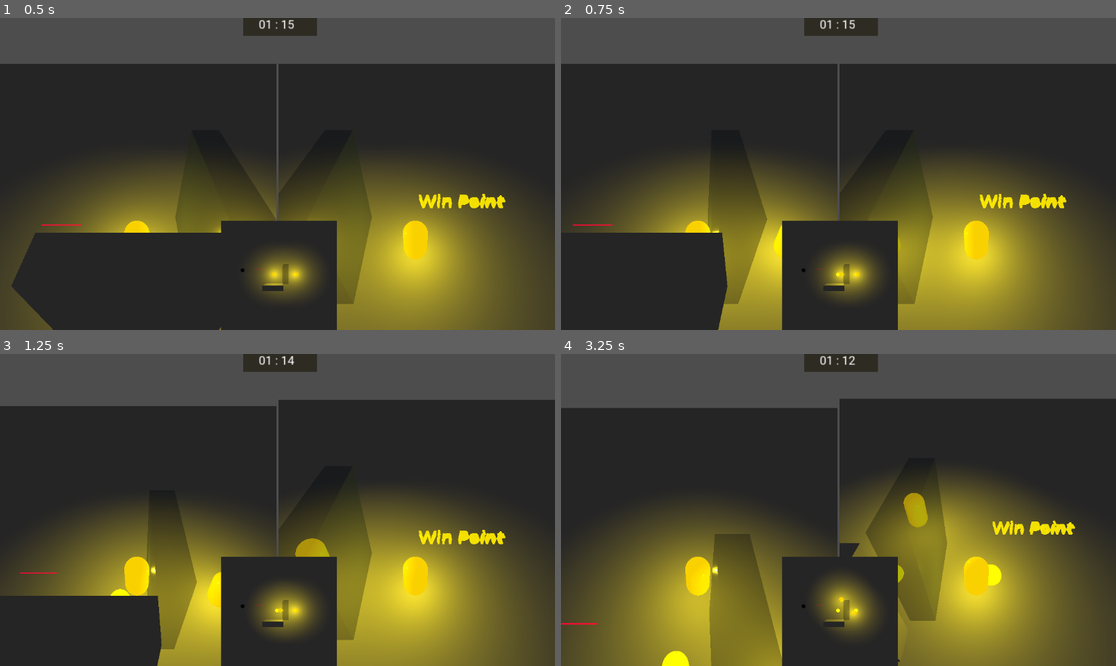
Above: before the commit, frames 1-4 (two rows, left to right).
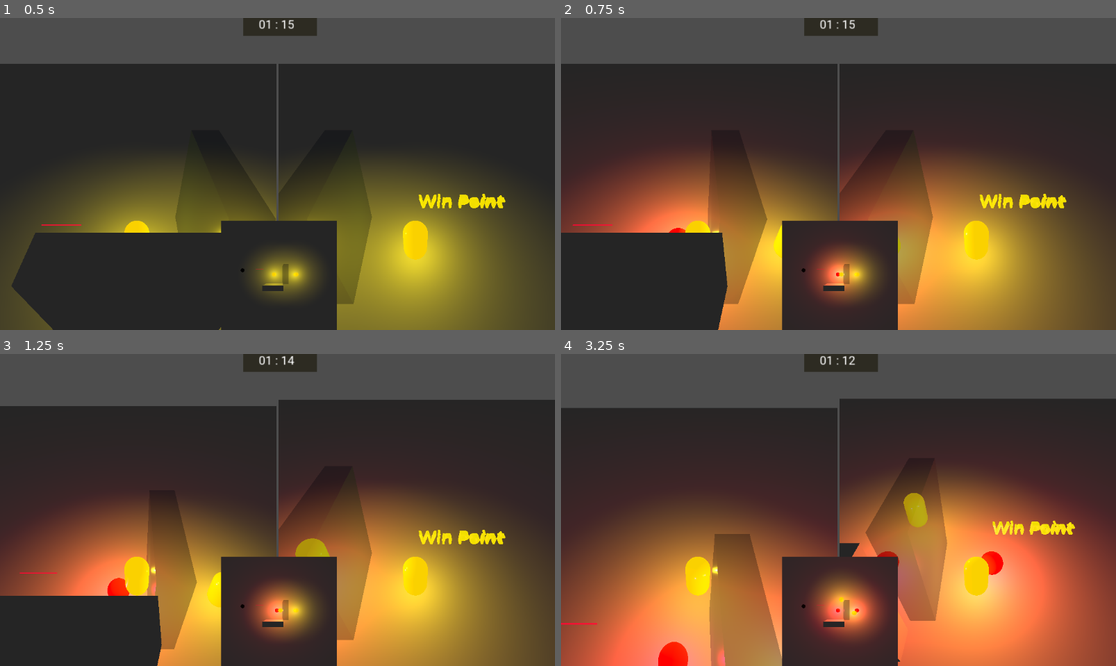
Above: after the commit, the same moments.

Repository: AmirHA-dotcom/BugsBuzzy
Game: Godot game, scene res://Scense/Main.tscn
Two runs of this game, one before a commit and one after it. Both use one fixed random seed, a clock stepped at 60 frames per second and the inputs below.
Inputs:
- Up to frame 1 (0.5 s): no input
- Up to frame 2 (0.75 s): tap Enter at 0.5 s; hold D (p1_move_right) from 0.53 s (still down); tap R (p1_ability) at 0.6 s
- Up to frame 3 (1.25 s): keep holding D (p1_move_right); tap Space (p1_jump) at 0.77 s
- Up to frame 4 (3.25 s): release D (p1_move_right) at 1.28 s; hold S (p1_move_down) 1.28-2.03 s; tap Keypad 1 (p2_ability) at 1.35 s; tap Space (p1_jump) at 1.52, 2, 3.02 s; hold D (p1_move_right) 2.03-2.78 s; tap Keypad 2 (p2_move_down) at 2.1 s; hold W (p1_move_up) from 2.78 s (still down); tap Keypad 4 (p2_move_left) at 2.85 s

Frame 1 is identical in both runs. In frame 2, 26% of the frame differs, in the area x 0-83%, y 38-100%; in frame 3, 26%; in frame 4, 55%, in the area x 0-100%, y 32-100%.

Commit message:
Added first map

Diff:
--- a/Player/a_light.tscn
+++ b/Player/a_light.tscn
@@ -3,11 +3,26 @@
 [sub_resource type="SphereMesh" id="SphereMesh_7cvia"]
 
 [sub_resource type="StandardMaterial3D" id="StandardMaterial3D_rfum1"]
-albedo_color = Color(18.892, 18.892, 0, 1)
+albedo_color = Color(14.596, 0, 0, 1)
 emission_enabled = true
-emission = Color(12.55355, 10.581538, 0, 1)
+emission = Color(18.892, 0, 0, 1)
 emission_energy_multiplier = 15.0
 
 [node name="A_Light" type="MeshInstance3D"]
+transform = Transform3D(1, 0, 0, 0, 1, 0, 0, 0, 1, 0, 10, 0)
 mesh = SubResource("SphereMesh_7cvia")
 surface_material_override/0 = SubResource("StandardMaterial3D_rfum1")
+
+[node name="OmniLight3D" type="OmniLight3D" parent="."]
+transform = Transform3D(10, 0, 0, 0, 10, 0, 0, 0, 10, 0, 0, 0)
+light_color = Color(0.7611223, 0, 0.16879809, 1)
+light_energy = 16.0
+light_indirect_energy = 9.483
+omni_range = 10.0
+
+[node name="OmniLight3D2" type="OmniLight3D" parent="."]
+transform = Transform3D(10, 0, 0, 0, 10, 0, 0, 0, 10, 0, 0, 0)
+light_color = Color(0.7611223, 0, 0.16879809, 1)
+light_energy = 15.0
+light_indirect_energy = 9.483
+omni_range = 50.0
--- a/Player/player.gd
+++ b/Player/player.gd
@@ -88,7 +88,7 @@
 # Find a nice placement on the floor below the player (so it’s not inside the capsule)
 func _ground_position_under_player() -> Vector3:
 	var from: Vector3 = global_transform.origin + Vector3(0, 1.5, 0)
-	var to: Vector3 = from + Vector3(0, -6.0, 0)
+	var to: Vector3 = from + Vector3(0, 10, 0)
 	var params := PhysicsRayQueryParameters3D.create(from, to)
 	params.exclude = [self]
 	var hit := get_world_3d().direct_space_state.intersect_ray(params)
--- /dev/null
+++ b/Scense/game_on.tscn
@@ -0,0 +1,149 @@
+[gd_scene load_steps=14 format=3 uid="uid://0twm24si75um"]
+
+[ext_resource type="PackedScene" uid="uid://vooi0k2mhmln" path="res://Map/main_navigation.tscn" id="1_jvm1d"]
+[ext_resource type="PackedScene" uid="uid://dd3yne4nsjp6u" path="res://Map/wall.tscn" id="2_705vk"]
+[ext_resource type="PackedScene" uid="uid://cq3n4hchfl5v5" path="res://Map/trap.tscn" id="3_wlx2f"]
+[ext_resource type="PackedScene" uid="uid://ctaknjncpv3em" path="res://Map/FallTrap.tscn" id="4_ff06g"]
+[ext_resource type="Script" uid="uid://cg2p21p8nl2x3" path="res://Scense/control.gd" id="5_osm6e"]
+[ext_resource type="PackedScene" uid="uid://d01ykwgu2i8xg" path="res://Player/player.tscn" id="6_3mefa"]
+[ext_resource type="FontFile" uid="uid://mlr2rkqs2j7g" path="res://Font/Roboto-VariableFont_wdth,wght.ttf" id="7_ndtii"]
+[ext_resource type="PackedScene" uid="uid://ds4wxsuj6lcwo" path="res://Map/mini_map_camera.tscn" id="8_vbdrn"]
+[ext_resource type="PackedScene" uid="uid://dlhsbpjogvpsu" path="res://Map/win_point1.tscn" id="9_s3h02"]
+[ext_resource type="PackedScene" uid="uid://0abf2fh8yu86" path="res://Map/win_point2.tscn" id="10_1f35l"]
+
+[sub_resource type="StyleBoxFlat" id="StyleBoxFlat_i2dp5"]
+bg_color = Color(0.1764706, 0.16862746, 0.13333334, 1)
+
+[sub_resource type="FontVariation" id="FontVariation_q2pcm"]
+base_font = ExtResource("7_ndtii")
+
+[sub_resource type="LabelSettings" id="LabelSettings_1pmd6"]
+
+[node name="GameOn" type="Node3D"]
+
+[node name="main_navigation" parent="." instance=ExtResource("1_jvm1d")]
+
+[node name="DirectionalLight3D" type="DirectionalLight3D" parent="."]
+transform = Transform3D(1, 0, 0, 0, 0.53358495, 0.84574646, 0, -0.84574646, 0.53358495, 0, 43.248062, 0)
+visible = false
+
+[node name="wall" parent="." instance=ExtResource("2_705vk")]
+transform = Transform3D(1, 0, 0, 0, 1, 0, 0, 0, 1, 0, 0, 2.8369336)
+
+[node name="Trap" parent="." instance=ExtResource("3_wlx2f")]
+transform = Transform3D(1, 0, 0, 0, 1, 0, 0, 0, 1, -3.8027365, 0.0059845448, -1.5025456)
+collision_layer = 7
+collision_mask = 7
+
+[node name="FallTrap" parent="." instance=ExtResource("4_ff06g")]
+transform = Transform3D(1, 0, 0, 0, 1, 0, 0, 0, 1, -8.136252, 0.016440094, -1.1265135)
+collision_layer = 7
+collision_mask = 7
+
+[node name="Control" type="Control" parent="."]
+layout_mode = 3
+anchors_preset = 15
+anchor_right = 1.0
+anchor_bottom = 1.0
+grow_horizontal = 2
+grow_vertical = 2
+size_flags_horizontal = 3
+size_flags_vertical = 3
+script = ExtResource("5_osm6e")
+start_seconds = 75
+
+[node name="HBoxContainer" type="HBoxContainer" parent="Control"]
+layout_mode = 1
+anchors_preset = 15
+anchor_right = 1.0
+anchor_bottom = 1.0
+grow_horizontal = 2
+grow_vertical = 2
+
+[node name="SubViewportContainer" type="SubViewportContainer" parent="Control/HBoxContainer"]
+layout_mode = 2
+size_flags_horizontal = 3
+stretch = true
+
+[node name="SubViewport" type="SubViewport" parent="Control/HBoxContainer/SubViewportContainer"]
+handle_input_locally = false
+canvas_cull_mask = 4294967293
+size = Vector2i(574, 648)
+size_2d_override_stretch = true
+render_target_update_mode = 4
+
+[node name="Player1" parent="Control/HBoxContainer/SubViewportContainer/SubViewport" instance=ExtResource("6_3mefa")]
+transform = Transform3D(0.9996198, -0.027572708, 0, 0.027572708, 0.9996198, 0, 0, 0, 1, -80.61261, 1.0484784, -73.13725)
+collision_layer = 2
+
+[node name="SubViewportContainer2" type="SubViewportContainer" parent="Control/HBoxContainer"]
+layout_mode = 2
+size_flags_horizontal = 3
+stretch = true
+
+[node name="SubViewport" type="SubViewport" parent="Control/HBoxContainer/SubViewportContainer2"]
+handle_input_locally = false
+canvas_cull_mask = 4294967291
+size = Vector2i(574, 648)
+size_2d_override_stretch = true
+render_target_update_mode = 4
+
+[node name="Player2" parent="Control/HBoxContainer/SubViewportContainer2/SubViewport" instance=ExtResource("6_3mefa")]
+transform = Transform3D(-4.371139e-08, 0, 1, 0, 1, 0, -1, 0, -4.371139e-08, 72.21745, 0.8142977, 76.01582)
+collision_layer = 4
+player_id = 2
+
+[node name="GameTimer" type="Timer" parent="Control"]
+
+[node name="Panel" type="Panel" parent="Control"]
+layout_mode = 0
+offset_left = 505.0
+offset_top = -0.9999999
+offset_right = 577.0
+offset_bottom = 22.0
+scale = Vector2(2.1257308, 1.6399997)
+theme_override_styles/panel = SubResource("StyleBoxFlat_i2dp5")
+
+[node name="Label" type="Label" parent="Control"]
+layout_mode = 1
+anchors_preset = 5
+anchor_left = 0.5
+anchor_right = 0.5
+offset_left = -38.99994
+offset_right = 33.00006
+offset_bottom = 23.0
+grow_horizontal = 2
+scale = Vector2(1.5483611, 1.479999)
+theme_override_fonts/font = SubResource("FontVariation_q2pcm")
+theme_override_font_sizes/font_size = 64
+label_settings = SubResource("LabelSettings_1pmd6")
+
+[node name="SubViewportContainer3" type="SubViewportContainer" parent="Control"]
+layout_mode = 1
+anchors_preset = 7
+anchor_left = 0.5
+anchor_top = 1.0
+anchor_right = 0.5
+anchor_bottom = 1.0
+offset_left = -117.0
+offset_top = -227.0
+offset_right = 395.0
+offset_bottom = 285.0
+grow_horizontal = 2
+grow_vertical = 0
+scale = Vector2(0.46948817, 0.44451594)
+
+[node name="SubViewport" type="SubViewport" parent="Control/SubViewportContainer3"]
+handle_input_locally = false
+render_target_update_mode = 4
+
+[node name="Mini_Map_Camera" parent="Control/SubViewportContainer3/SubViewport" instance=ExtResource("8_vbdrn")]
+transform = Transform3D(1, 0, 0, 0, -4.371139e-08, 1, 0, -1, -4.371139e-08, 1.1786783, 141.6761, 0.27098823)
+
+[node name="Win_Point1" parent="." instance=ExtResource("9_s3h02")]
+transform = Transform3D(4.8904705, 0, 0, 0, 4.5859547, 0, 0, 0, 3.865, 4.6601977, 1.4851382, 4.404766)
+visible = false
+
+[node name="Win_Point2" parent="." instance=ExtResource("10_1f35l")]
+transform = Transform3D(5.75, 0, 0, 0, 5.75, 0, 0, 0, 5.75, 7.5777917, 0.9478424, -2.2511606)
+visible = false
Not shown: 1 places in Map/main_navigation.tscn that only renumber resources
